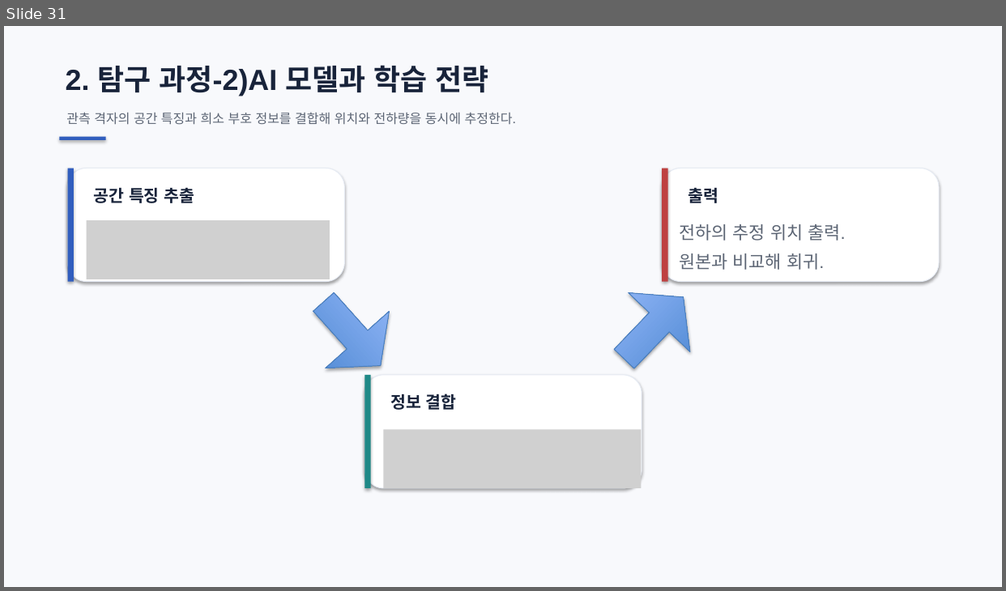
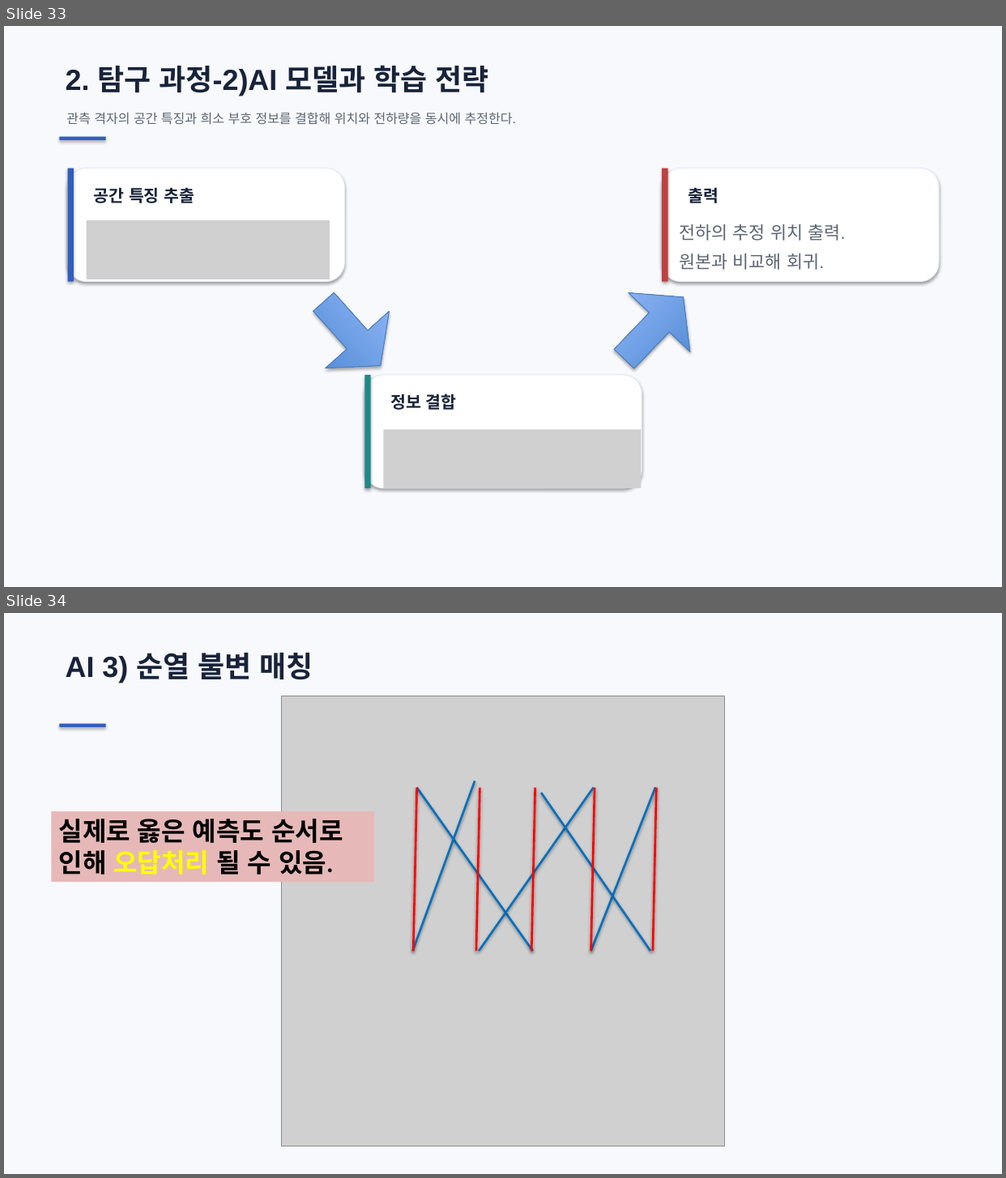
Before and after one commit to ohyunu525/KK-AI, a slide deck: Documents/보고서 파일.pptx. Shown one above the other, each under a label of ours: slide 31 before the commit, slides 33 and 34 after it. The pictures are 1006x591 and 1006x1178 pixels, drawn with LibreOffice and Linux fonts; fonts in the diff are those of the drawing; grey boxes stand for pictures. Boxes give left, top, right and bottom in pixels: in the first picture for what was removed or moved away, otherwise in the second. Text is boxed around its words. In the diff, an @@ line names an element or a change of style, - is before the commit and + after.

```diff
--- a/Documents/보고서 파일.pptx
+++ b/Documents/보고서 파일.pptx
@@ slide 34 added at bbox=[4, 613, 1002, 1174], background #F8F9FC @@
@@ text added at bbox=[66, 653, 313, 683], 28 pt, text #18233A, bold @@
+AI 3) 순열 불변 매칭
@@ picture added at bbox=[282, 696, 725, 1147] @@
@@ rectangle added at bbox=[59, 724, 106, 726], fill #315EBE @@
@@ picture added at bbox=[306, 735, 700, 793] @@
@@ line added from (475, 781) to (413, 952), #0070C0 2 pt @@
@@ line added from (417, 787) to (414, 952), #FF0000 2 pt @@
@@ line added from (417, 787) to (533, 952), #0070C0 2 pt @@
@@ line added from (480, 787) to (476, 952), #FF0000 2 pt @@
@@ line added from (594, 787) to (479, 952), #0070C0 2 pt @@
@@ line added from (535, 787) to (532, 952), #FF0000 2 pt @@
@@ line added from (542, 793) to (651, 952), #0070C0 2 pt @@
@@ line added from (655, 787) to (591, 952), #0070C0 2 pt @@
@@ line added from (594, 787) to (591, 952), #FF0000 2 pt @@
@@ line added from (657, 787) to (653, 952), #FF0000 2 pt @@
@@ rectangle added at bbox=[51, 811, 374, 882], fill #E6B9B8, 25 pt, text #000000, bold @@
+실제로 옳은 예측도 순서로 인해 오답처리 될 수 있음.
@@ picture added at bbox=[306, 941, 710, 999] @@
@@ what was slide 31 is now slide 33 @@
```
Also in this commit, not shown: 7 slides changed, 3 other slides added, 1 slide removed.
